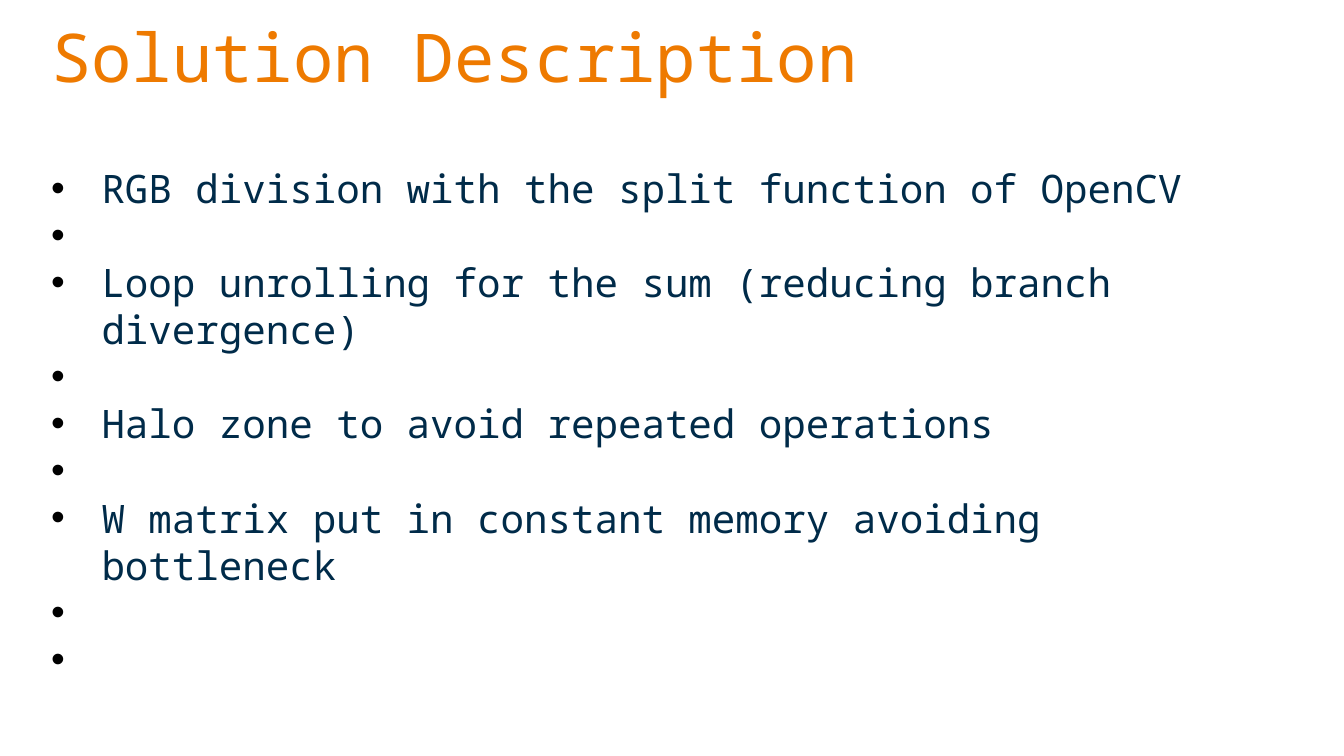
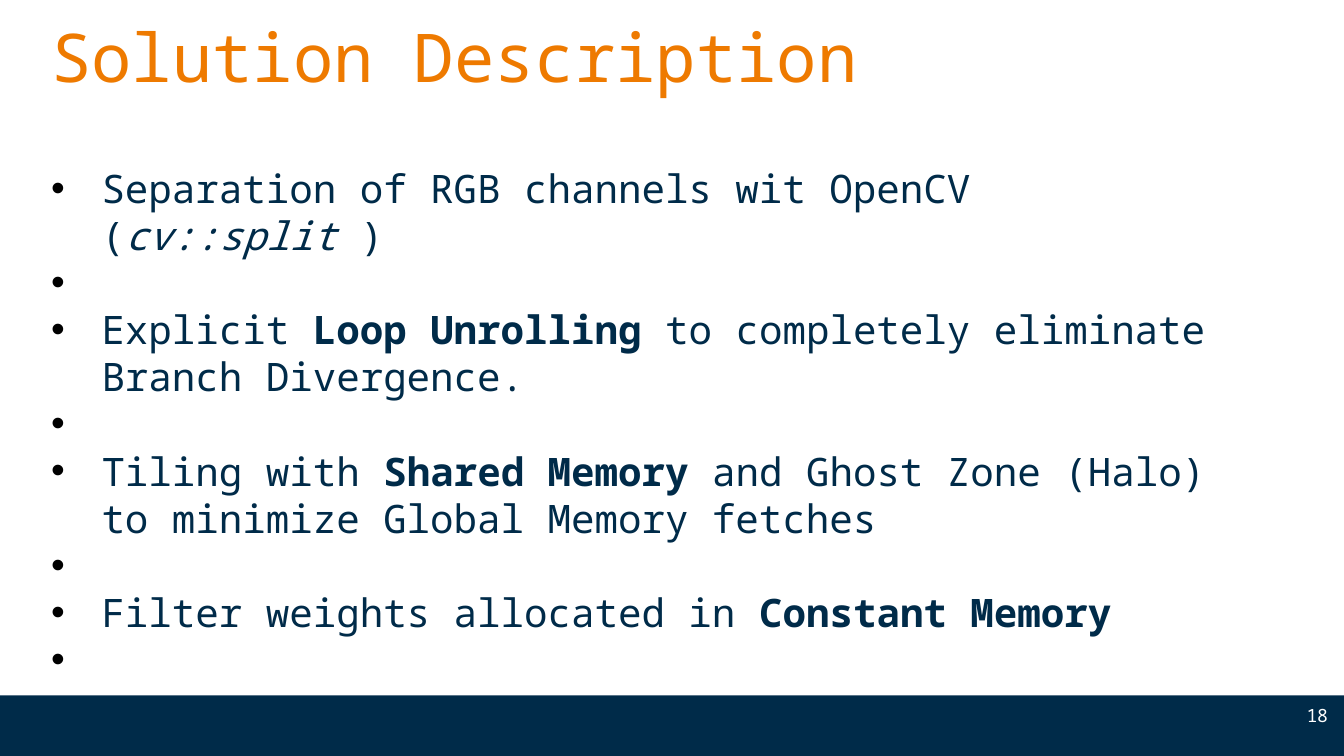
Before and after one commit to Fabiooni/HPC_Assignment_2025, a slide deck: slide 18 of HPCproject.odp. Drawn at 1344x756 pixels with LibreOffice and Linux fonts; fonts in the diff are those of the drawing; background and template pictures are left out. Boxes give left, top, right and bottom in pixels: in the first picture for what was removed or moved away, otherwise in the second. Text is boxed around its words. In the diff, an @@ line names an element or a change of style, - is before the commit and + after.

```diff
--- a/HPCproject.odp
+++ b/HPCproject.odp
@@ text at (102,173,1205,637): text changed @@
-• RGB division with the split function of OpenCV
-• Loop unrolling for the sum (reducing branch divergence)
-• Halo zone to avoid repeated operations
-• W matrix put in constant memory avoiding bottleneck
+• Separation of RGB channels wit OpenCV (cv::split )
+• Explicit Loop Unrolling to completely eliminate Branch Divergence.
+• Tiling with Shared Memory and Ghost Zone (Halo) to minimize Global Memory fetches
+• Filter weights allocated in Constant Memory
@@ freeform shape added at (0,696,1344,756), fill #002B49 @@
@@ page number added at (1307,708,1328,723), 13 pt, text #FFFFFF @@
+18
```
Also in this commit, not shown: 29 other slides changed, 2 slides added, 2 slides removed.
